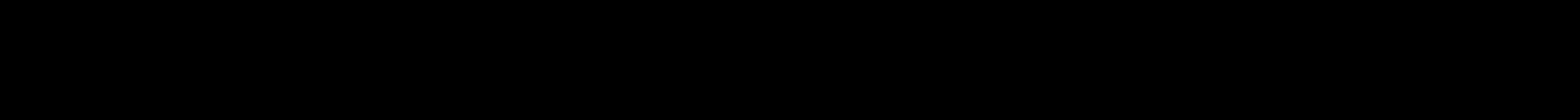
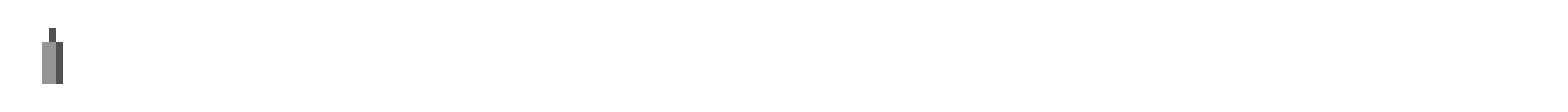
Layered file, before and after one edit (1568×112). Changes by layer:
added layer "a" above "Layer 1" over [35, 21, 1309, 91]
hid "Layer 0" over [0, 0, 1568, 112]
